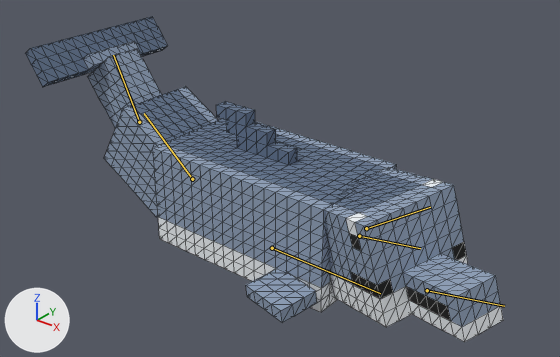
One commit to the glTF model 02 Animals/26-021 · Bottlenose Dolphin/blender/26-021 · Bottlenose Dolphin · Rig.glb: the scene before it, then after it.
One viewpoint serves both versions: a 50 mm camera at (3.34, -4.08, 3.16) aimed at (0.04, 0.05, 0.6). Arrows for +X, +Y and +Z are at lower left; the lights stay in place. The first picture is the older version. Both versions are drawn at frame 8 of the action 'idle'; the numbers are the values there. The bones that change, and the others that lie on the model, are drawn over the model as lines. Mesh edges are drawn as thin lines.

The first picture shows 'VF · animal'.
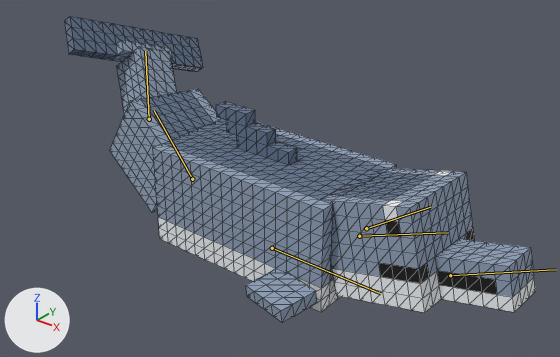
Where the change shows, as pixel boxes (x1, y1, x2, y2) in the pictures (560 x 357 px):
'VF · animal', posed: before (25, 16, 503, 342); after (64, 16, 535, 323)
bone 'head', root to tip: before (359, 236) to (420, 248); after (359, 236) to (448, 232)
bone 'tail', root to tip: before (192, 179) to (144, 113); after (192, 179) to (154, 110)
bone 'tail_tip', root to tip: before (139, 122) to (113, 55); after (149, 119) to (145, 51)

Patch to the scene script:
```diff
--- a/02 Animals/26-021 · Bottlenose Dolphin/blender/26-021 · Bottlenose Dolphin · Rig.glb.py
+++ b/02 Animals/26-021 · Bottlenose Dolphin/blender/26-021 · Bottlenose Dolphin · Rig.glb.py
@@ bone_head @@
 bone_head = bpy.data.objects['VF · armature'].pose.bones['head']  # child of 'body'
-bone_head.rotation_quaternion = (0.973, 0.15, 0.022, -0.172)  # degrees (17, 5, -19)
+bone_head.rotation_quaternion = (0.992, 0.124, -0.014, 0.004)  # degrees (14, -2, 0)
@@ bone_tail @@
 bone_tail = bpy.data.objects['VF · armature'].pose.bones['tail']  # child of 'body'
-bone_tail.rotation_quaternion = (0.964, 0.261, 0.0, -0.043)  # degrees (30, 1, -5)
+bone_tail.rotation_quaternion = (0.962, 0.248, 0.02, -0.115)  # degrees (28, 5, -12)
@@ bone_tail_tip @@
 bone_tail_tip = bpy.data.objects['VF · armature'].pose.bones['tail_tip']  # child of 'tail'
-bone_tail_tip.rotation_quaternion = (0.981, 0.19, 0.0, -0.038)  # degrees (22, 1, -4)
+bone_tail_tip.rotation_quaternion = (0.974, 0.165, 0.023, -0.154)  # degrees (18, 6, -17)
```
